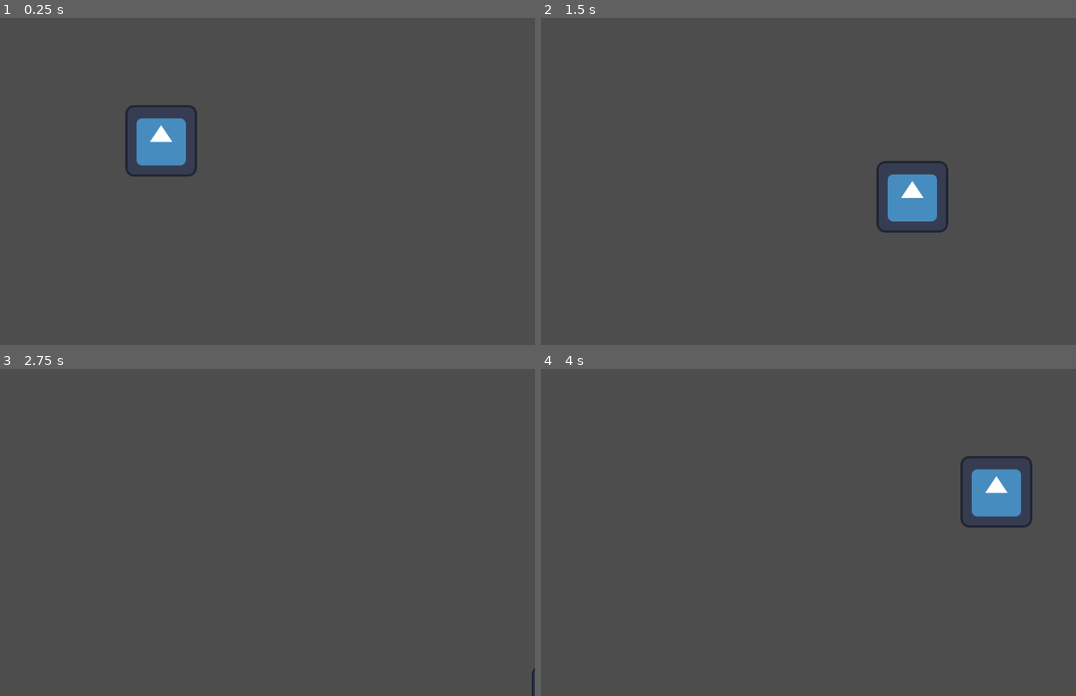
Above: before the commit, frames 1-4 (two rows, left to right).
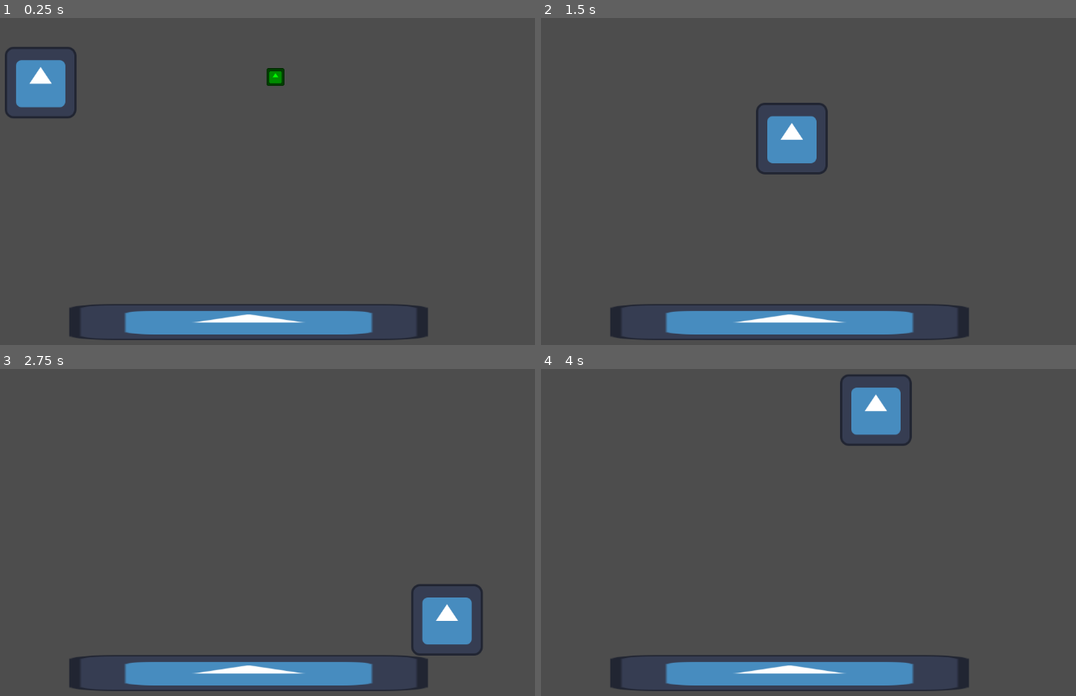
Above: after the commit, the same moments.

Repository: rakthalekk/kaching
Game: Godot game, scene res://src/level.tscn
Two runs of this game, one before a commit and one after it. Both use one fixed random seed, a clock stepped at 60 frames per second and the inputs below. The engine's default icon, where the game draws it, is replaced by a stand-in: a white triangle on a blue panel in a dark square.
Inputs:
- Up to frame 1 (0.25 s): no input
- Up to frame 2 (1.5 s): tap Enter at 0.5 s; hold D (move_right) 0.53-1.28 s; hold S (move_down) from 1.28 s (still down)
- Up to frame 3 (2.75 s): release S (move_down) at 2.03 s; hold D (move_right) from 2.03 s (still down)
- Up to frame 4 (4 s): release D (move_right) at 2.78 s; hold W (move_up) 2.78-3.53 s; hold A (move_left) from 3.53 s (still down)

The runs differ from the first frame. In frame 1, 7.9% of the frame differs, in the area x 0-80%, y 8-99%; in frame 2, 7.8%; in frame 3, 6.1%; in frame 4, 7.8%.

Commit message:
Simple coin pickup

Diff:
--- a/project.godot
+++ b/project.godot
@@ -38,6 +38,12 @@
 ]
 }
 
+[layer_names]
+
+2d_physics/layer_1="Ground"
+2d_physics/layer_2="Player"
+2d_physics/layer_3="Pickups"
+
 [rendering]
 
 renderer/rendering_method="gl_compatibility"
--- /dev/null
+++ b/src/coin.gd
@@ -0,0 +1,18 @@
+extends Area2D
+
+
+# Called when the node enters the scene tree for the first time.
+func _ready():
+	pass # Replace with function body.
+
+
+# Called every frame. 'delta' is the elapsed time since the previous frame.
+func _process(delta):
+	pass
+
+
+func _on_body_entered(body):
+	if body is Player:
+		body.add_coin()
+
+	queue_free()
--- /dev/null
+++ b/src/coin.tscn
@@ -0,0 +1,22 @@
+[gd_scene load_steps=4 format=3 uid="uid://cob8mgfxhfcs2"]
+
+[ext_resource type="Texture2D" uid="uid://it8hjt58tya5" path="res://icon.svg" id="1_23yek"]
+[ext_resource type="Script" path="res://src/coin.gd" id="1_t1lwy"]
+
+[sub_resource type="RectangleShape2D" id="RectangleShape2D_vs5hl"]
+size = Vector2(32, 32)
+
+[node name="Coin" type="Area2D"]
+collision_layer = 4
+collision_mask = 2
+script = ExtResource("1_t1lwy")
+
+[node name="CollisionShape2D" type="CollisionShape2D" parent="."]
+shape = SubResource("RectangleShape2D_vs5hl")
+
+[node name="Sprite2D" type="Sprite2D" parent="."]
+modulate = Color(0, 1, 0, 1)
+scale = Vector2(0.25, 0.25)
+texture = ExtResource("1_23yek")
+
+[connection signal="body_entered" from="." to="." method="_on_body_entered"]
--- a/src/level.tscn
+++ b/src/level.tscn
@@ -1,8 +1,29 @@
-[gd_scene load_steps=2 format=3 uid="uid://d2s5can1nikgf"]
+[gd_scene load_steps=5 format=3 uid="uid://d2s5can1nikgf"]
 
-[ext_resource type="PackedScene" uid="uid://dli126qdy01ey" path="res://src/player.tscn" id="1_jpbdj"]
+[ext_resource type="PackedScene" uid="uid://tpbh374pnsel" path="res://src/player.tscn" id="1_jpbdj"]
+[ext_resource type="PackedScene" uid="uid://cob8mgfxhfcs2" path="res://src/coin.tscn" id="2_jex46"]
+[ext_resource type="Texture2D" uid="uid://it8hjt58tya5" path="res://icon.svg" id="2_nf6li"]
+
+[sub_resource type="RectangleShape2D" id="RectangleShape2D_h7xjd"]
+size = Vector2(645, 65)
 
 [node name="Level" type="Node2D"]
 
 [node name="Player" parent="." instance=ExtResource("1_jpbdj")]
-position = Vector2(485, 283)
+position = Vector2(270, 179)
+
+[node name="Coin" parent="." instance=ExtResource("2_jex46")]
+position = Vector2(689, 169)
+
+[node name="Wall" type="StaticBody2D" parent="."]
+position = Vector2(641, 607)
+collision_mask = 0
+metadata/_edit_group_ = true
+
+[node name="Sprite2D" type="Sprite2D" parent="Wall"]
+scale = Vector2(5, 0.5)
+texture = ExtResource("2_nf6li")
+
+[node name="CollisionShape2D" type="CollisionShape2D" parent="Wall"]
+position = Vector2(2.5, -0.5)
+shape = SubResource("RectangleShape2D_h7xjd")
--- a/src/player.gd
+++ b/src/player.gd
@@ -1,8 +1,11 @@
+class_name Player
 extends CharacterBody2D
 
 var direction: Vector2
 
 @export var speed = 500
+
+var coins := 0
 
 func _physics_process(delta):
 	# Get the input direction as a normalized vector
@@ -11,3 +14,8 @@
 	# Calculates velocity and applies it to player
 	velocity = direction * speed
 	move_and_slide()
+
+
+func add_coin():
+	coins += 1
+	print(coins)
--- a/src/player.tscn
+++ b/src/player.tscn
@@ -7,6 +7,8 @@
 size = Vector2(124, 124)
 
 [node name="Player" type="CharacterBody2D"]
+collision_layer = 2
+collision_mask = 5
 script = ExtResource("1_awono")
 
 [node name="CollisionShape2D" type="CollisionShape2D" parent="."]
Not shown: 1 places in src/player.tscn that only renumber resources
